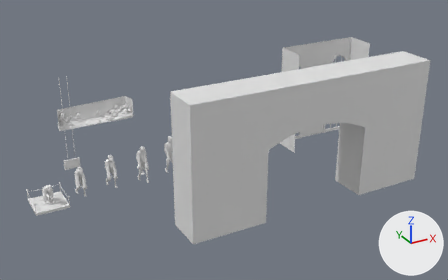
A saved change to the FBX model Assets/MyModels/MuseumAssets_01.fbx.
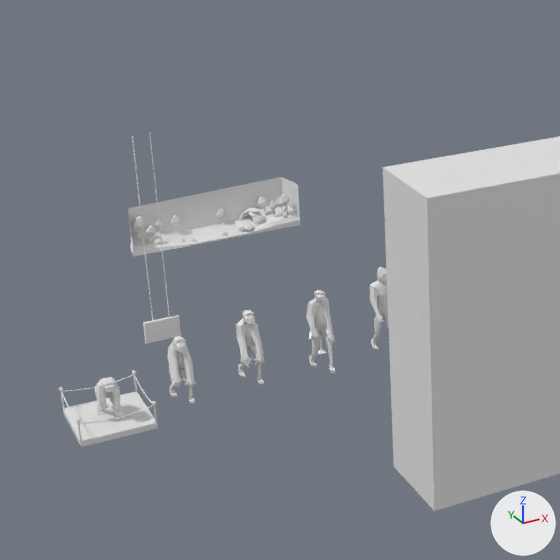
Each version is shown whole from a camera (50 mm lens) standing at (-9.4, -43.1, 23.0) and looking at (15.1, 1.5, 0.7), then close up on the part from 0% to 56% of the width and 6% to 95% of the height. Every picture has the same lights, and +X, +Y and +Z are marked at lower right. Where no turn or scale is listed for an object, it has been applied to the vertices.

The first close-up shows 'Area1_Evolution1', 'Area1_Evolution2', 'Area1_Evolution3', 'Area1_Evolution4', 'Area1_Evolution5', 'Area1_EvolutionElement4', 'Museum.Cabinet1', 'Museum.CeillingBridge', 'MuseumInfoFromCeilling'.
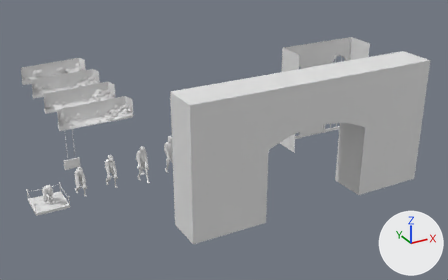
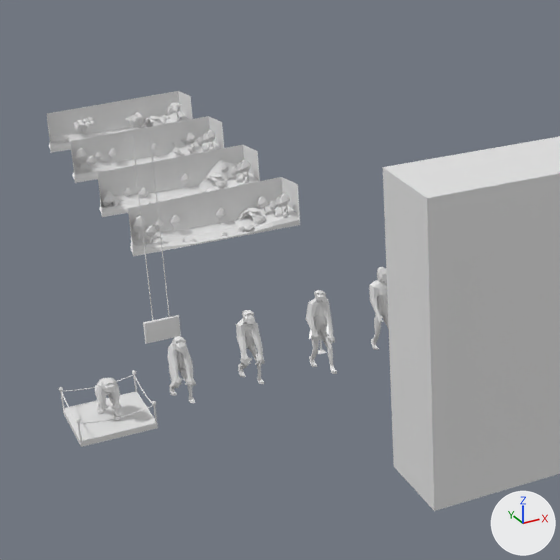
What differs and where, as boxes [x1, y1, x2, y2] in the close-ups (560 x 560 px):
'Museum.Cabinet3', added
    after: [97, 145, 260, 217]
'Museum.Cabinet2', added
    after: [71, 116, 224, 183]
'Museum.Cabinet4', added
    after: [47, 91, 193, 153]

The change, as a diff of the scene's bpy script:
```diff
--- a/Assets/MyModels/MuseumAssets_01.fbx.py
+++ b/Assets/MyModels/MuseumAssets_01.fbx.py
@@ me_museum_cabinet2 @@
+me_museum_cabinet2.from_pydata(...)  # 774 vertices, 722 faces; spans x 0.15..7.35, y -0.11..1.32, z 0.87..2.84
@@ me_museum_cabinet3 @@
+me_museum_cabinet3.from_pydata(...)  # 858 vertices, 777 faces; spans x 0.15..7.35, y -0.11..1.32, z 0.87..2.84
@@ me_museum_cabinet4 @@
+me_museum_cabinet4.from_pydata(...)  # 1097 vertices, 1024 faces; spans x 0.15..7.35, y -0.11..1.32, z 0.87..2.84
@@ ob_museum_cabinet2 @@
+ob_museum_cabinet2 = bpy.data.objects.new('Museum.Cabinet2', me_museum_cabinet2)
+ob_museum_cabinet2.location = (2.5, 20.0, 0.0)
@@ ob_museum_cabinet3 @@
+ob_museum_cabinet3 = bpy.data.objects.new('Museum.Cabinet3', me_museum_cabinet3)
+ob_museum_cabinet3.location = (2.5, 15.0, 0.0)
@@ ob_museum_cabinet4 @@
+ob_museum_cabinet4 = bpy.data.objects.new('Museum.Cabinet4', me_museum_cabinet4)
+ob_museum_cabinet4.location = (2.5, 25.0, 0.0)
```
